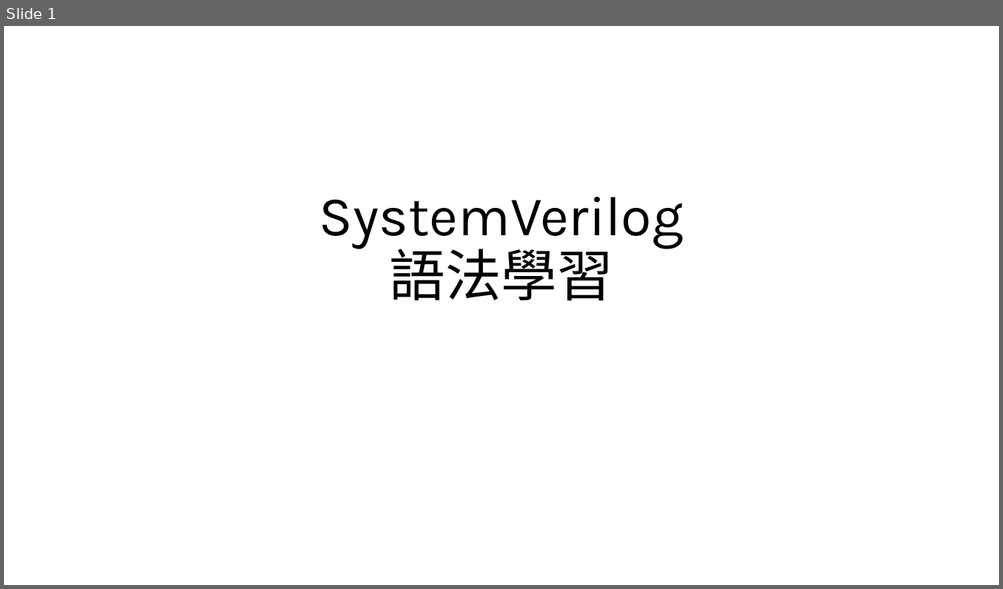
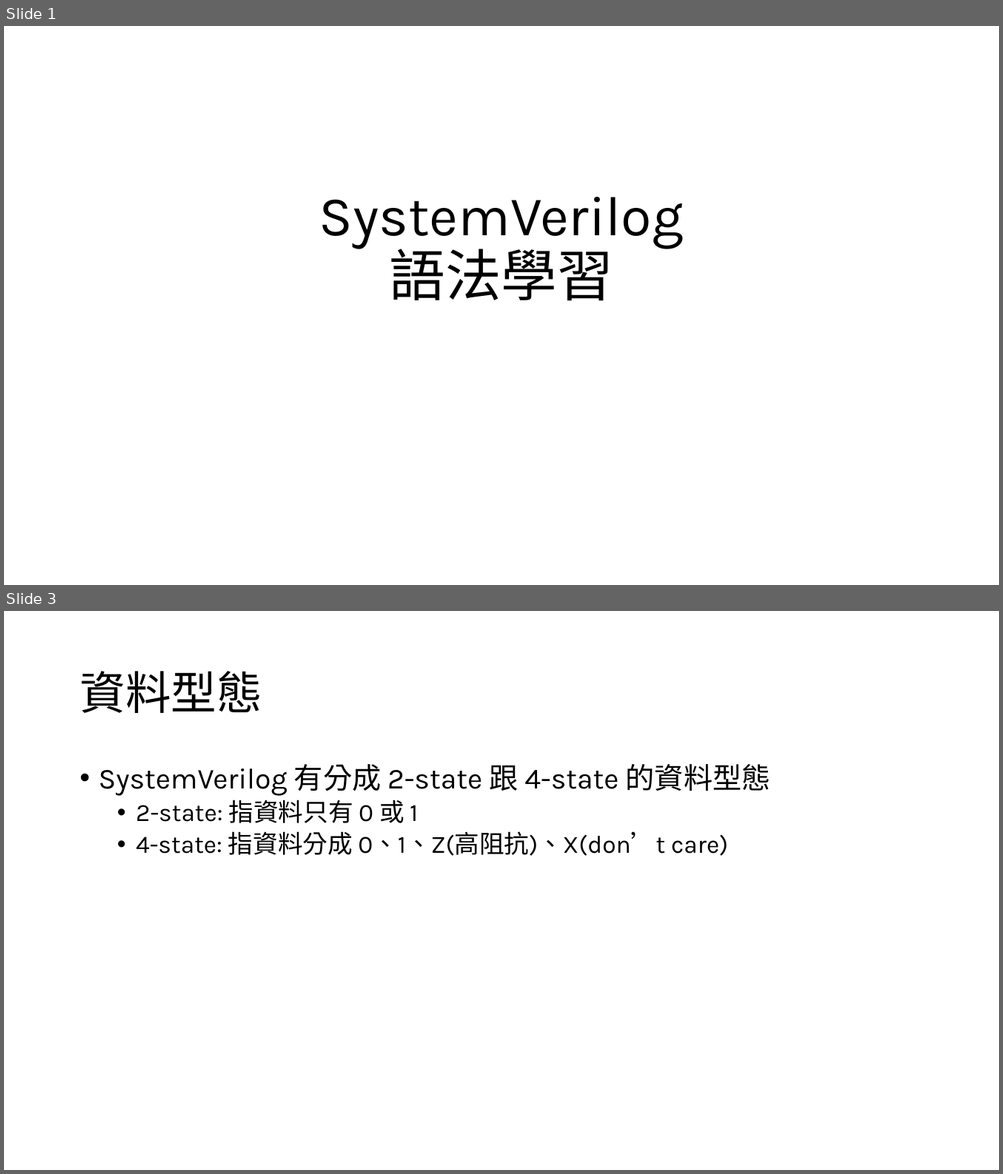
Before and after one commit to s9001055/DV_learning, a slide deck: systemverilog/SystemVerilog_語法學習.pptx. Shown one above the other, each under a label of ours: slide 1 before the commit, slides 1 and 3 after it; the slides between them are not shown. The pictures are 1003x589 and 1003x1174 pixels, drawn with LibreOffice and Linux fonts; fonts in the diff are those of the drawing. Boxes give left, top, right and bottom in pixels: in the first picture for what was removed or moved away, otherwise in the second. Text is boxed around its words. In the diff, an @@ line names an element or a change of style, - is before the commit and + after.

Commit message:
add 資料型態總覽

```diff
--- a/systemverilog/SystemVerilog_語法學習.pptx
+++ b/systemverilog/SystemVerilog_語法學習.pptx
@@ slide 3 added at (x1=4, y1=611, x2=999, y2=1170), background #FFFFFF @@
@@ title added at (x1=79, y1=671, x2=262, y2=713), 44 pt, text #000000 @@
+資料型態
@@ text added at (x1=99, y1=764, x2=771, y2=856), 24 pt, text #000000 @@
+• SystemVerilog 有分成 2-state 跟 4-state 的資料型態
+  • 2-state: 指資料只有 0 或 1
+  • 4-state: 指資料分成 0、1、Z(高阻抗)、X(don’t care)
```
Also in this commit, not shown: 2 other slides added.
